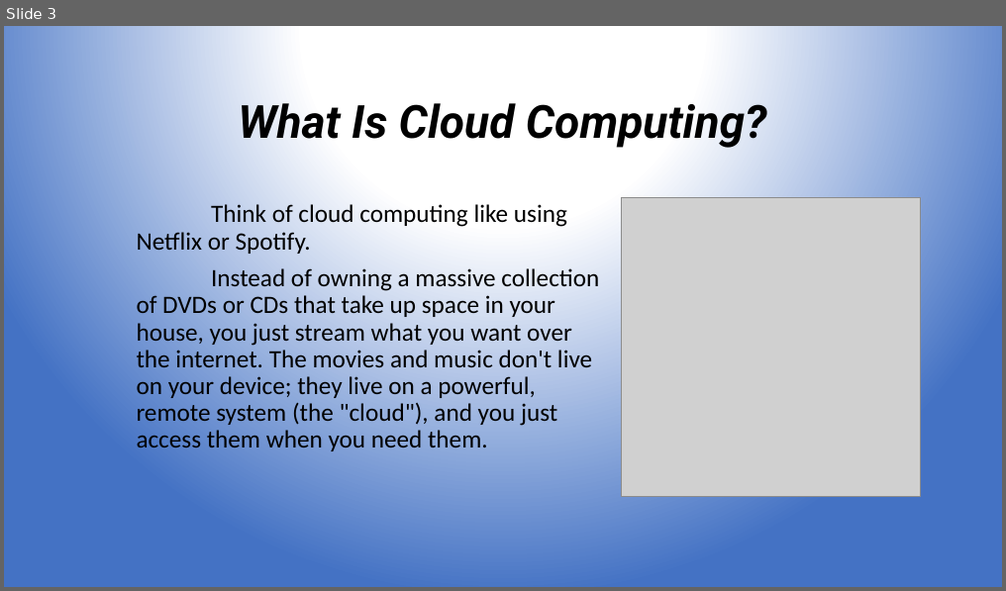
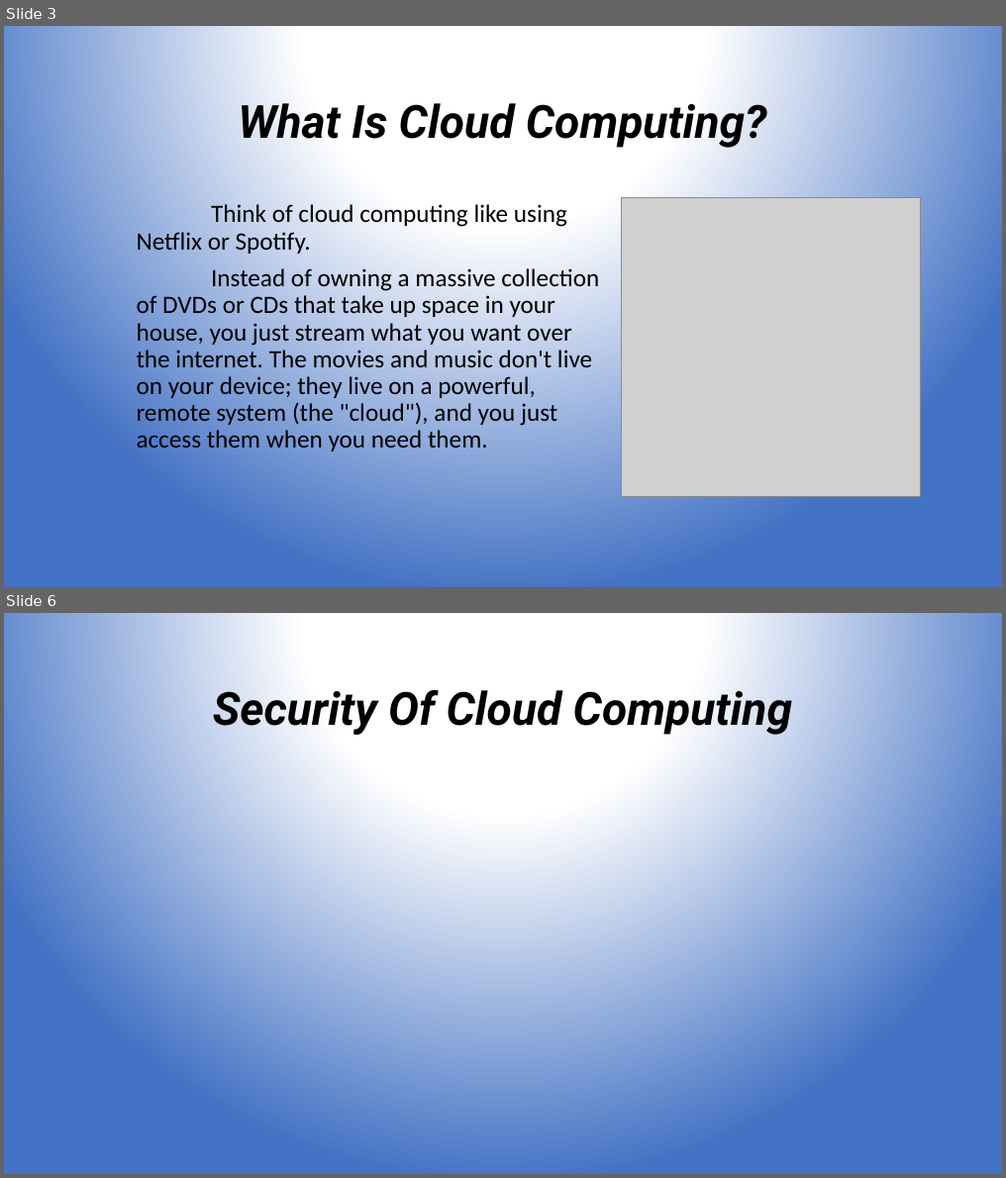
Before and after one commit to MediaHouseBlog/ICT-Assignment, a slide deck: The Role of Cloud Computing in Modern Business.pptx. Shown one above the other, each under a label of ours: slide 3 before the commit, slides 3 and 6 after it; the slides between them are not shown. The pictures are 1006x591 and 1006x1178 pixels, drawn with LibreOffice and Linux fonts; fonts in the diff are those of the drawing; grey boxes stand for pictures. Boxes give left, top, right and bottom in pixels: in the first picture for what was removed or moved away, otherwise in the second. Text is boxed around its words. In the diff, an @@ line names an element or a change of style, - is before the commit and + after.

```diff
--- a/The Role of Cloud Computing in Modern Business.pptx
+++ b/The Role of Cloud Computing in Modern Business.pptx
@@ slide 6 added at (x1=4, y1=613, x2=1002, y2=1174), background gradient #FFFFFF to #4472C4 @@
@@ title added at (x1=213, y1=690, x2=792, y2=735), 44 pt, text #000000, bold, italic @@
+Security Of Cloud Computing
```
Also in this commit, not shown: 2 other slides added.
